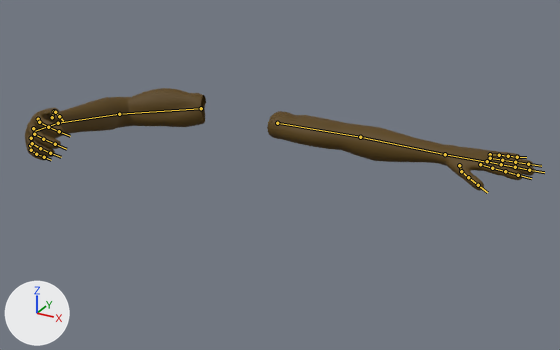
Before and after pictures for a commit that changed the FBX model Assets/Inventory_System/BrasJoueur/Animations/AnimationController/GrabAnimation.fbx.
Camera for both pictures: a 50 mm lens placed at (3.78, -6.04, 2.51), pointed at (0.79, -0.6, -0.21). Arrows for +X, +Y and +Z are at lower left; the lights stay in place. The first picture is the older version. Both versions are drawn at frame 1 of the action 'RigBras|Action.001'; the numbers are the values there. The bones that change, and the others that lie on the model, are drawn over the model as lines.
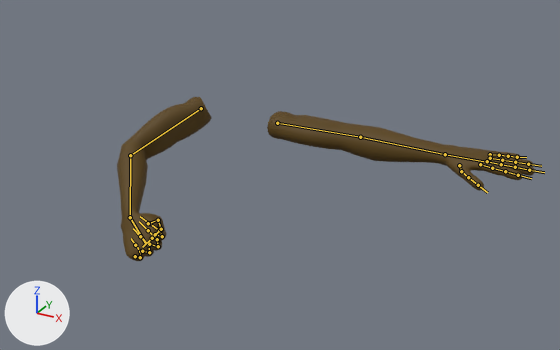
Location of each change, [x1, y1, x2, y2] in pixels of the pictures (560 x 350 px):
'Plane', posed (18% narrower, 59% taller)
    before: [25, 88, 535, 191]
    after: [117, 97, 535, 261]
bone 'Biceps.L', root to tip
    before: (201, 108) to (119, 114)
    after: (201, 108) to (130, 155)
bone 'Avant-bras.L', root to tip
    before: (119, 114) to (58, 123)
    after: (130, 155) to (130, 217)
bone 'Peaume.L', root to tip
    before: (58, 123) to (35, 131)
    after: (130, 217) to (146, 245)
bone 'Auriculaire1.L', root to tip
    before: (30, 145) to (31, 150)
    after: (135, 256) to (140, 257)
bone 'Auriculaire2.L', root to tip
    before: (31, 150) to (36, 154)
    after: (140, 257) to (140, 251)
bone 'Auriculaire3.L', root to tip
    before: (36, 154) to (44, 157)
    after: (140, 251) to (135, 245)
bone 'Annulaire1.L', root to tip
    before: (31, 138) to (32, 143)
    after: (142, 251) to (149, 252)
bone 'Annulaire2.L', root to tip
    before: (32, 143) to (40, 148)
    after: (149, 252) to (148, 245)
bone 'Annulaire3.L', root to tip
    before: (40, 148) to (50, 153)
    after: (148, 245) to (140, 236)
bone 'Majeur1.L', root to tip
    before: (33, 128) to (34, 134)
    after: (149, 244) to (158, 246)
bone 'Majeu2.L', root to tip
    before: (34, 134) to (43, 139)
    after: (158, 246) to (157, 239)
bone 'Majeur3.L', root to tip
    before: (43, 139) to (55, 144)
    after: (157, 239) to (148, 230)
bone 'Index1.L', root to tip
    before: (38, 119) to (39, 122)
    after: (155, 234) to (162, 236)
bone 'Index2.L', root to tip
    before: (39, 122) to (48, 127)
    after: (162, 236) to (159, 230)
bone 'Index3.L', root to tip
    before: (48, 127) to (59, 131)
    after: (159, 230) to (149, 223)
bone 'Pouce1.L', root to tip
    before: (52, 117) to (54, 111)
    after: (148, 223) to (158, 220)
bone 'Pouce2.L', root to tip
    before: (54, 111) to (55, 112)
    after: (158, 220) to (161, 229)
bone 'Pouce3.L', root to tip
    before: (55, 112) to (59, 116)
    after: (161, 229) to (152, 238)

The edits, one by one:
Bone 'Biceps.L' (bone_biceps_l) turns from (-68, 119, -59) to (56, 26, 76) degrees about its own x, y and z.
Bone 'Avant-bras.L' (bone_avant_bras_l) turns from (-3, -14, 63) to (-2, -28, 66) degrees about its own x, y and z.
Bone 'Peaume.L' (bone_peaume_l) turns from (1, -6, 13) to (0, -39, 26) degrees about its own x, y and z.
Bone 'Auriculaire1.L' (bone_auriculaire1_l) turns from (0, 0, 43) to (0, 0, 89) degrees about its own x, y and z.
Bone 'Auriculaire2.L' (bone_auriculaire2_l) turns from (0, 0, 36) to (0, 0, 62) degrees about its own x, y and z.
Bone 'Auriculaire3.L' (bone_auriculaire3_l) turns from (0, 0, 13) to (0, 0, 65) degrees about its own x, y and z.
Bone 'Annulaire1.L' (bone_annulaire1_l) moves from (-0.01, 0.0, 0.0) to (-0.02, -0.02, 0.0).
Bone 'Annulaire1.L' (bone_annulaire1_l) turns from (0, 0, 43) to (0, 0, 92) degrees about its own x, y and z.
Bone 'Annulaire2.L' (bone_annulaire2_l) turns from (0, 0, 36) to (0, 0, 62) degrees about its own x, y and z.
Bone 'Annulaire3.L' (bone_annulaire3_l) turns from (0, 0, 13) to (0, 0, 65) degrees about its own x, y and z.
Bone 'Majeur1.L' (bone_majeur1_l) moves from (-0.01, 0.0, 0.0) to (-0.02, -0.02, 0.0).
Bone 'Majeur1.L' (bone_majeur1_l) turns from (0, 0, 42) to (0, 0, 86) degrees about its own x, y and z.
Bone 'Majeu2.L' (bone_majeu2_l) turns from (0, 0, 36) to (0, 0, 62) degrees about its own x, y and z.
Bone 'Majeur3.L' (bone_majeur3_l) turns from (0, 0, 13) to (0, 0, 65) degrees about its own x, y and z.
Bone 'Index1.L' (bone_index1_l) moves from (-0.02, -0.01, 0.0) to (-0.04, -0.04, 0.0).
Bone 'Index1.L' (bone_index1_l) turns from (0, 0, 43) to (0, 0, 90) degrees about its own x, y and z.
Bone 'Index2.L' (bone_index2_l) turns from (0, 0, 36) to (0, 0, 62) degrees about its own x, y and z.
Bone 'Index3.L' (bone_index3_l) turns from (0, 0, 13) to (0, 0, 65) degrees about its own x, y and z.
Bone 'Pouce1.L' (bone_pouce1_l) turns from (1, 0, 13) to (15, 3, 16) degrees about its own x, y and z.
Bone 'Pouce2.L' (bone_pouce2_l) turns from (-5, 1, 15) to (-56, 19, 31) degrees about its own x, y and z.
Bone 'Pouce3.L' (bone_pouce3_l) turns from (-6, -1, 18) to (-64, -8, 29) degrees about its own x, y and z.
